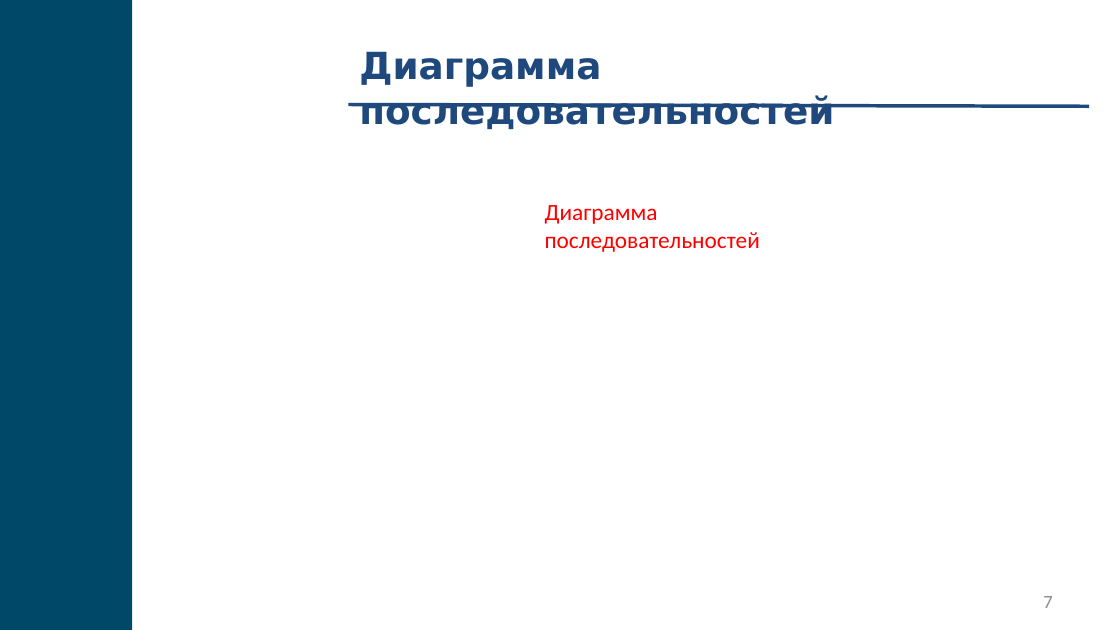
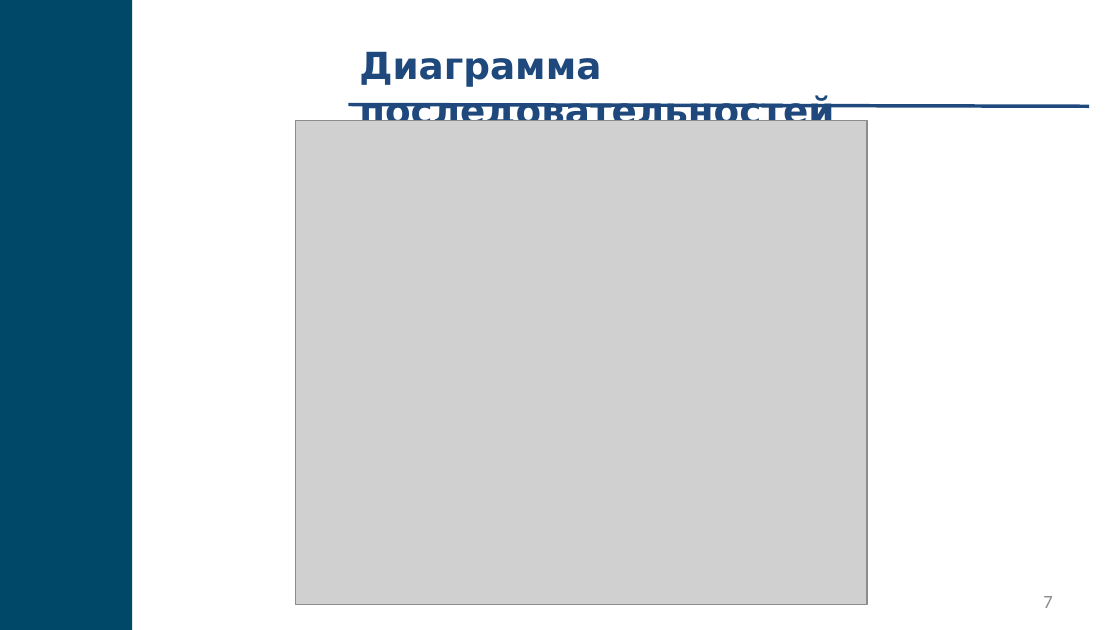
Before and after one commit to fanglores/Gagarin-2022, a slide deck: slide 7 of doc/Presentation.pptx. Drawn at 1120x630 pixels with LibreOffice and Linux fonts; fonts in the diff are those of the drawing; grey boxes stand for pictures. Boxes give left, top, right and bottom in pixels: in the first picture for what was removed or moved away, otherwise in the second. Text is boxed around its words. In the diff, an @@ line names an element or a change of style, - is before the commit and + after.

```diff
--- a/doc/Presentation.pptx
+++ b/doc/Presentation.pptx
@@ picture added at <box>296,121,867,605</box> @@
@@ text removed at <box>545,205,760,252</box> @@
-Диаграмма последовательностей
```
Also in this commit, not shown: 2 other slides changed.
